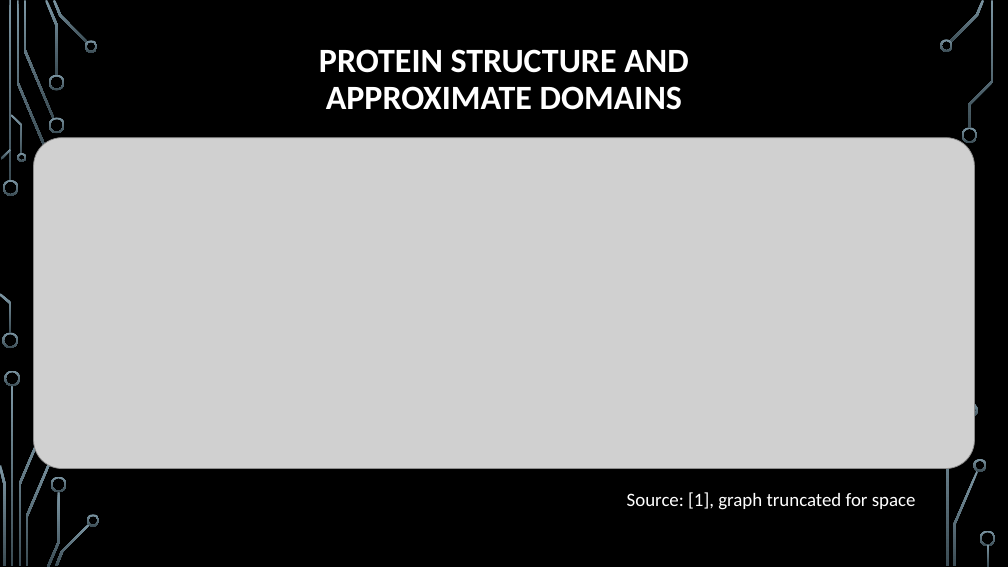
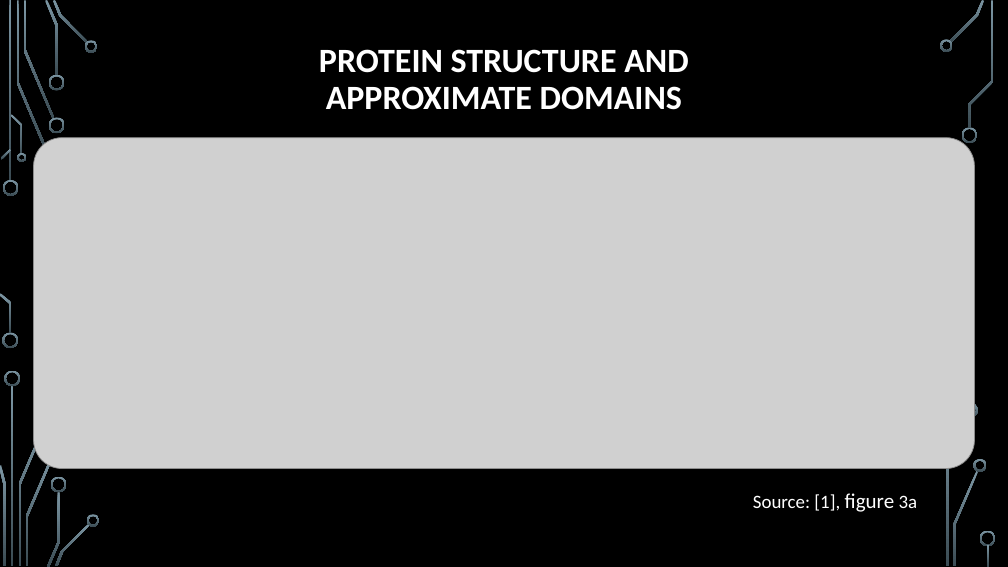
Before and after one commit to MiddlebrookJF/iCompBio-Summer2021, a slide deck: slide 6 of Vas-Data/FinalPresentation.pptx. Drawn at 1008x567 pixels with LibreOffice and Linux fonts; fonts in the diff are those of the drawing; grey boxes stand for pictures; background and template pictures are left out. Boxes give left, top, right and bottom in pixels: in the first picture for what was removed or moved away, otherwise in the second. Text is boxed around its words. In the diff, an @@ line names an element or a change of style, - is before the commit and + after.

```diff
--- a/Vas-Data/FinalPresentation.pptx
+++ b/Vas-Data/FinalPresentation.pptx
@@ text at (x1=753, y1=493, x2=918, y2=512): text changed @@
-Source: [1], graph truncated for space
+Source: [1], figure 3a
```
Also in this commit, not shown: 2 other slides changed, 1 slide added, 8 other files.
